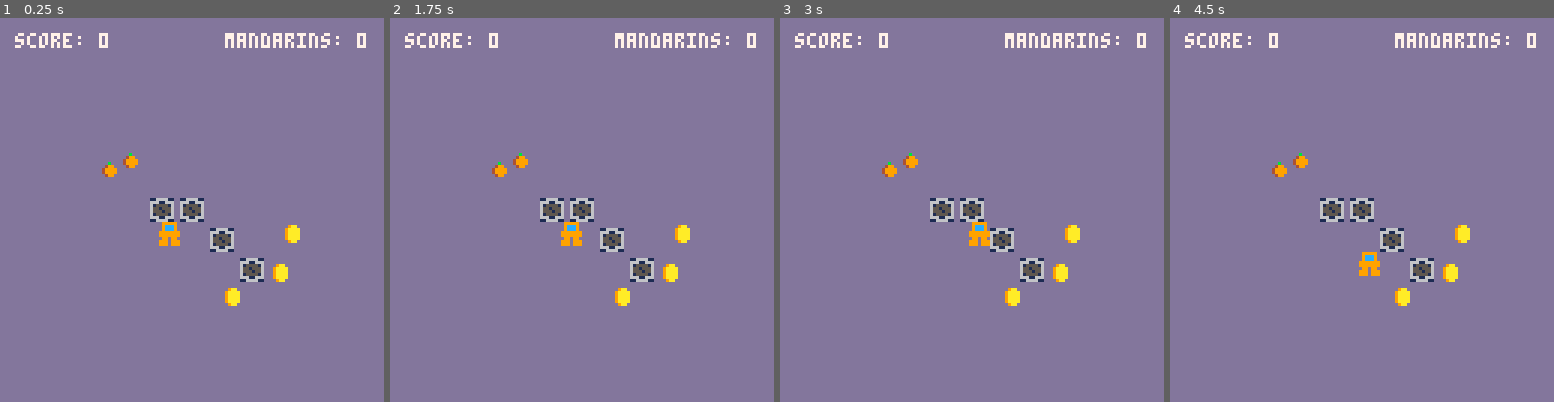
Above: before the commit, frames 1-4 (left to right).
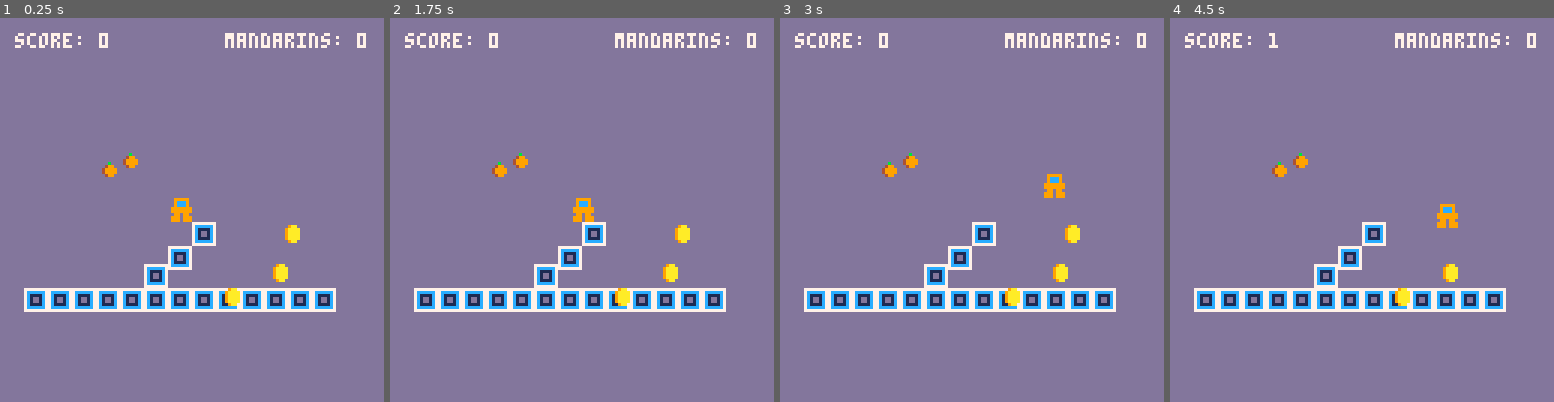
Above: after the commit, the same moments.

Repository: Thomasjkeel/first-game
Game: PICO-8 cartridge test_first_game.p8
Same seed, same stepped clock (60 frames per second), same inputs: the game is played once before the commit and once after it.
Inputs:
- Up to frame 1 (0.25 s): no input
- Up to frame 2 (1.75 s): hold Right from 1.6 s (still down)
- Up to frame 3 (3 s): release Right at 2.1 s; hold Up 2.15-2.42 s; hold Right from 2.47 s (still down)
- Up to frame 4 (4.5 s): release Right at 3.03 s; hold Left 3.08-3.58 s; hold Down 3.63-3.97 s; hold Right from 4.02 s (still down)

The runs differ from the first frame. In frame 1, 7.6% of the frame differs, in the area x 6-88%, y 46-77%; in frame 2, 7.5%; in frame 3, 7.5%; in frame 4, 8.0%, in the area x 6-88%, y 3-77%.

Commit message:
update block art

Diff:
--- a/test_first_game.p8
+++ b/test_first_game.p8
@@ -50,6 +50,9 @@
    if btn(3) then
     self.y+=self.move_speed
    end
+
+   -- self.y+=1
+
   end,
    -- check hit detection
   check_collision=function(self,other)
@@ -101,16 +104,14 @@
   make_mandarin()
  }
  -- blocks
- -- for local block_x,30,80,8 do
- --  make_block(block_x,80)
- -- end
-
- blocks={
-  make_block(50,60),
-  make_block(60,60),
-  make_block(70,70),
-  make_block(80,80)
- }
+ blocks={}
+ local i
+ for i=1,13 do
+  add(blocks,make_block(8*i,90))
+ end
+ add(blocks,make_block(48,82))
+ add(blocks,make_block(56,76))
+ add(blocks,make_block(64,68))
 
 end
 
@@ -231,14 +232,14 @@
 end
 
 __gfx__
-00000000099999001166661100000000000000000000000000000000000000000000000000000000000000000000000000000000000000000000000000000000
-0000000009ccc90066611666009aa000000b00000000000000000000000000000000000000000000000000000000000000000000000000000000000000000000
-0070070009ccc9006155551609aaaa00004990000000000000000000000000000000000000000000000000000000000000000000000000000000000000000000
-00077000999999906551555609aaaa00049999000000000000000000000000000000000000000000000000000000000000000000000000000000000000000000
-00077000999999906555155609aaaa00049999000000000000000000000000000000000000000000000000000000000000000000000000000000000000000000
-00700700099099006155551609aaaa00004990000000000000000000000000000000000000000000000000000000000000000000000000000000000000000000
-000000009990999066611666009aa000000000000000000000000000000000000000000000000000000000000000000000000000000000000000000000000000
-00000000999099901166661100000000000000000000000000000000000000000000000000000000000000000000000000000000000000000000000000000000
+00000000099999007777777700000000000000000000000000000000000000000000000000000000000000000000000000000000000000000000000000000000
+0000000009ccc9007cccccc7009aa000000b00000000000000000000000000000000000000000000000000000000000000000000000000000000000000000000
+0070070009ccc9007c1111c709aaaa00004990000000000000000000000000000000000000000000000000000000000000000000000000000000000000000000
+00077000999999907c1dd1c709aaaa00049999000000000000000000000000000000000000000000000000000000000000000000000000000000000000000000
+00077000999999907c1dd1c709aaaa00049999000000000000000000000000000000000000000000000000000000000000000000000000000000000000000000
+00700700099099007c1111c709aaaa00004990000000000000000000000000000000000000000000000000000000000000000000000000000000000000000000
+00000000999099907cccccc7009aa000000000000000000000000000000000000000000000000000000000000000000000000000000000000000000000000000
+00000000999099907777777700000000000000000000000000000000000000000000000000000000000000000000000000000000000000000000000000000000
 __map__
 0000000000000000000000021412000000000000000000000000000000000000000000000000000000000000000000000000000000000000000000000000000000000000000000000000000000000000000000000000000000000000000000000000000000000000000000000000000000000000000000000000000000000000
 0000020002020202020202001400020000000000000000000000000000000000000000000000000000000000000000000000000000000000000000000000000000000000000000000000000000000000000000000000000000000000000000000000000000000000000000000000000000000000000000000000000000000000
